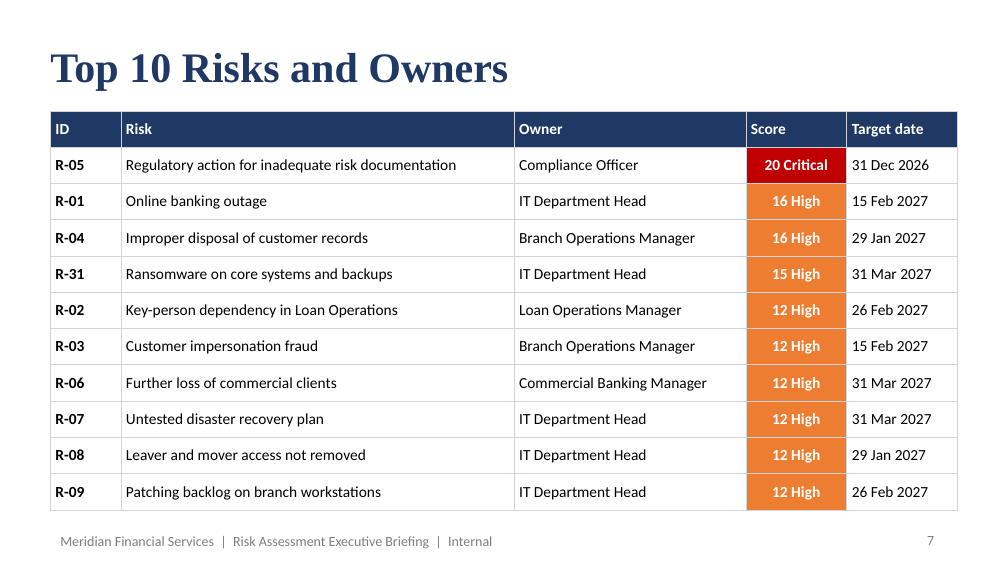
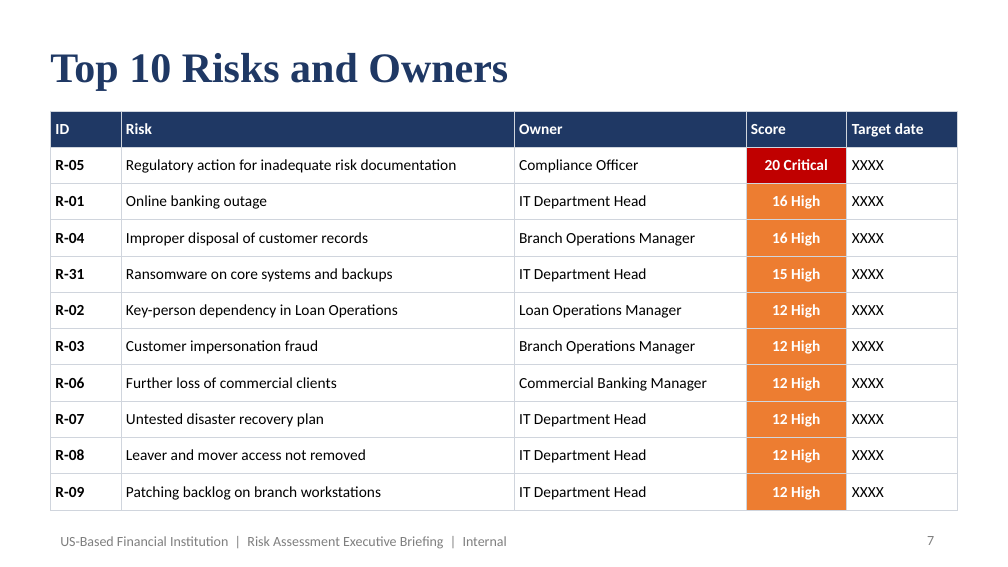
Before and after one commit to jolufowobi/financial-institution-risk-assessment, a slide deck: slide 7 of documents/09-Executive-Presentation.pptx. Drawn at 1008x567 pixels with LibreOffice and Linux fonts; fonts in the diff are those of the drawing. Boxes give left, top, right and bottom in pixels: in the first picture for what was removed or moved away, otherwise in the second. Text is boxed around its words. In the diff, an @@ line names an element or a change of style, - is before the commit and + after.

Commit message:
Add risk assessment framework project

```diff
--- a/documents/09-Executive-Presentation.pptx
+++ b/documents/09-Executive-Presentation.pptx
@@ table at [50, 111, 958, 504] @@
-row 2, column 5: 31 Dec 2026
+row 2, column 5: XXXX
-row 3, column 5: 15 Feb 2027
+row 3, column 5: XXXX
-row 4, column 5: 29 Jan 2027
+row 4, column 5: XXXX
-row 5, column 5: 31 Mar 2027
+row 5, column 5: XXXX
-row 6, column 5: 26 Feb 2027
+row 6, column 5: XXXX
-row 7, column 5: 15 Feb 2027
+row 7, column 5: XXXX
-row 8, column 5: 31 Mar 2027
+row 8, column 5: XXXX
-row 9, column 5: 31 Mar 2027
+row 9, column 5: XXXX
-row 10, column 5: 29 Jan 2027
+row 10, column 5: XXXX
-row 11, column 5: 26 Feb 2027
+row 11, column 5: XXXX
@@ text at [60, 536, 507, 549]: text changed @@
-Meridian Financial Services | Risk Assessment Executive Briefing | Internal
+US-Based Financial Institution | Risk Assessment Executive Briefing | Internal
```
Also in this commit, not shown: 11 other slides changed, 9 other files.
